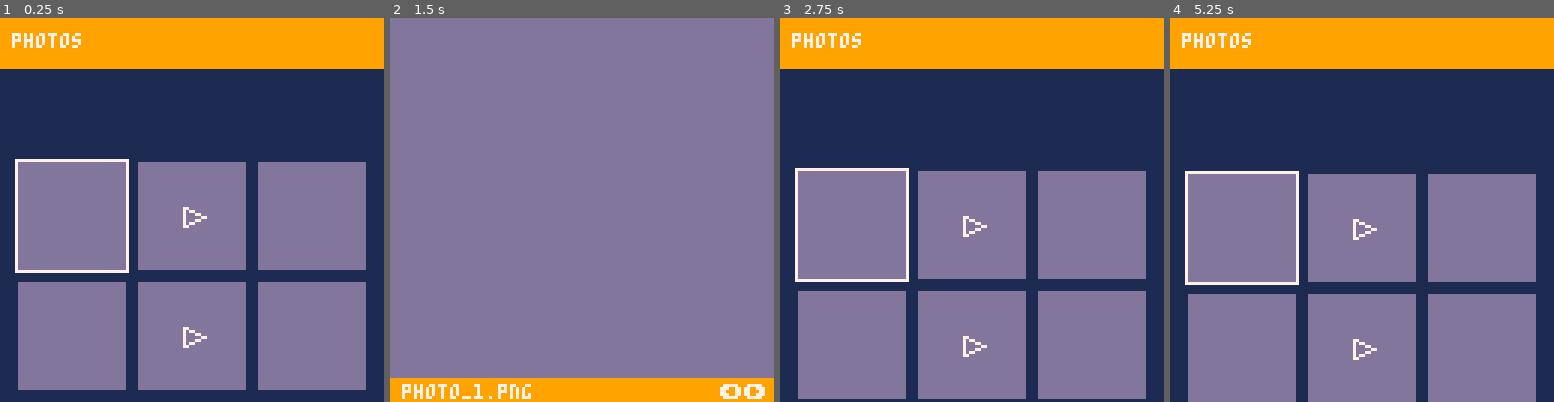
Above: before the commit, frames 1-4 (left to right).
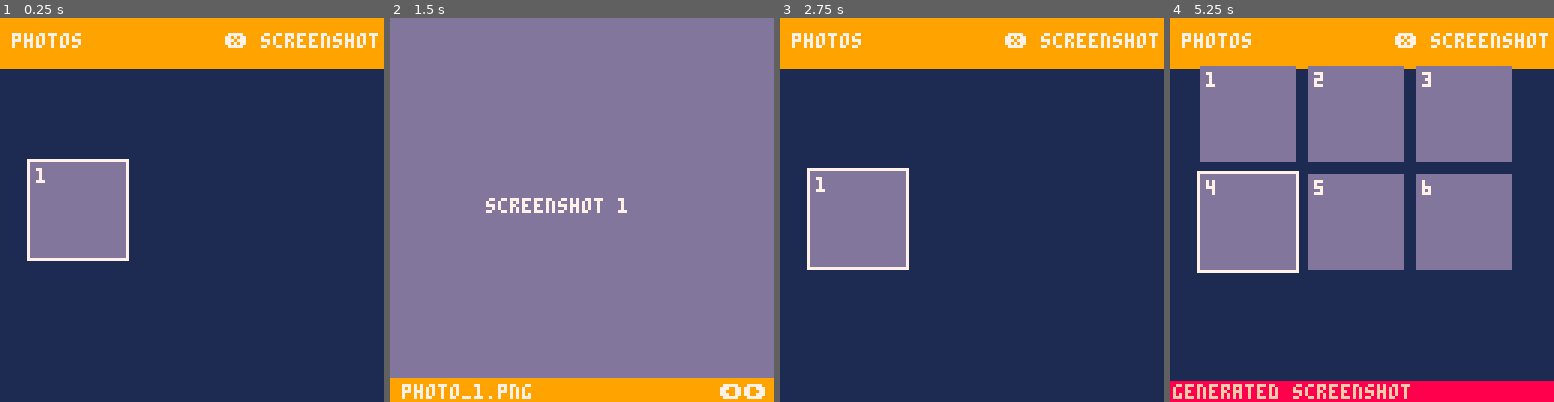
Above: after the commit, the same moments.

Repository: pex-labs/picolauncher
Game: PICO-8 cartridge drive/carts/gallery.p8
Two runs of this game, one before a commit and one after it. Both use one fixed random seed, a clock stepped at 60 frames per second and the inputs below.
Inputs:
- Up to frame 1 (0.25 s): no input
- Up to frame 2 (1.5 s): tap O (Z key) at 0.33, 0.7, 1.43 s; tap X (X key) at 1.07 s
- Up to frame 3 (2.75 s): hold Left 1.97-2.37 s; tap X (X key) at 2.07, 2.4, 2.73 s; tap O (Z key) at 2.22 s; hold Down from 2.42 s (still down)
- Up to frame 4 (5.25 s): release Down at 2.82 s; hold Right 2.87-3.53 s; tap X (X key) every 0.33 s from 3.07 to 5.07 s; tap O (Z key) at 3.1, 3.98, 4.87 s; hold Up 3.58-4.08 s; hold Right 4.13-4.53 s; hold Down 4.58-5.08 s; hold Left from 5.13 s (still down)

The runs differ from the first frame. In frame 1, 42% of the frame differs, in the area x 3-99%, y 3-97%; in frame 2, 0.6%; in frame 3, 42%; in frame 4, 51%, in the area x 0-100%, y 3-100%.

Commit message:
gallery 32 change

Diff:
--- a/drive/carts/gallery.p8
+++ b/drive/carts/gallery.p8
@@ -4,13 +4,11 @@
 
 -- screenshot and recording viewer
 
-#include serial.p8
-
 -- constants
 local grid_cols = 3
 local grid_rows = 4
-local thumb_size = 36
-local grid_offset_x = 6
+local thumb_size = 32
+local grid_offset_x = 10
 local grid_offset_y = 20
 
 -- state
@@ -20,13 +18,8 @@
 local scroll_y = 0
 
 function _init()
-  -- simulate loading photos
-  for i=1,18 do
-    add(photos, {
-      thumb = i,  -- this would be the sprite number for the thumbnail
-      has_play_icon = (i % 3 == 2)  -- add play icon to every third photo
-    })
-  end
+  cartdata("screenshot_gallery_data")
+  load_photos()
 end
 
 function _update()
@@ -47,7 +40,7 @@
 end
 
 function update_gallery()
-  if btnp(2) then  -- up
+  if btnp(2) then
     current_photo = max(1, current_photo - grid_cols)
   elseif btnp(3) then  -- down
     current_photo = min(#photos, current_photo + grid_cols)
@@ -57,19 +50,20 @@
     current_photo = min(#photos, current_photo + 1)
   elseif btnp(4) then  -- o button
     is_fullscreen = true
+  elseif btnp(5) then  -- x button
+    take_screenshot()
   end
 
-  -- update scroll
   local target_y = flr((current_photo - 1) / grid_cols) * (thumb_size + 4) - 32
   scroll_y = scroll_y + (target_y - scroll_y) / 4
 end
 
 function draw_gallery()
   -- draw header
-  rectfill(0, 0, 128, 16, 9)  -- orange header
+  rectfill(0, 0, 128, 16, 9)
   print("photos", 4, 5, 7)
+  print("❎ screenshot", 75, 5, 7)
 
-  -- draw thumbnails
   for i, photo in ipairs(photos) do
     local col = (i-1) % grid_cols
     local row = flr((i-1) / grid_cols)
@@ -79,11 +73,7 @@
     if y > 16 and y < 128 then
       -- draw thumbnail (placeholder)
       rectfill(x, y, x+thumb_size-1, y+thumb_size-1, 13)
-
-      -- draw play icon if applicable
-      if photo.has_play_icon then
-        draw_play_icon(x + thumb_size/2, y + thumb_size/2)
-      end
+      print(photo.index, x+2, y+2, 7)
 
       -- highlight selected photo
       if i == current_photo then
@@ -93,28 +83,55 @@
   end
 end
 
-function draw_play_icon(x, y)
-  -- draw a simple triangle as play icon
-  line(x-3, y-3, x-3, y+3, 7)
-  line(x-3, y-3, x+4, y, 7)
-  line(x-3, y+3, x+4, y, 7)
-end
-
 function update_fullscreen()
-  if btnp(5) then  -- x button to return to gallery
+  if btnp(5) then
     is_fullscreen = false
-  elseif btnp(0) then  -- left
+  elseif btnp(0) then
     current_photo = max(1, current_photo - 1)
-  elseif btnp(1) then  -- right
+  elseif btnp(1) then
     current_photo = min(#photos, current_photo + 1)
   end
 end
 
 function draw_fullscreen()
+  local photo = photos[current_photo]
   rectfill(0, 0, 127, 127, 13)
+  print("screenshot "..photo.index, 32, 60, 7)
 
   rectfill(0, 120, 127, 127, 9)  -- orange bar
-  print("photo_"..current_photo..".png", 4, 122, 7)
-
+  print("photo_"..photo.index..".png", 4, 122, 7)
   print("⬅️➡️", 110, 122, 7)
 end
+
+function take_screenshot()
+  extcmd("screen")
+  local new_photo = {
+    index = #photos + 1
+  }
+  add(photos, new_photo)
+  save_photos()
+
+
+end
+
+function load_photos()
+  photos = {}
+  for i=0,63 do
+    if dget(i) != 0 then
+      add(photos, {
+        index = dget(i)
+      })
+    else
+      break
+    end
+  end
+  if #photos == 0 then
+    add(photos, {index = 1})  -- always have at least one photo
+  end
+end
+
+function save_photos()
+  for i, photo in ipairs(photos) do
+    dset(i-1, photo.index)
+  end
+end
